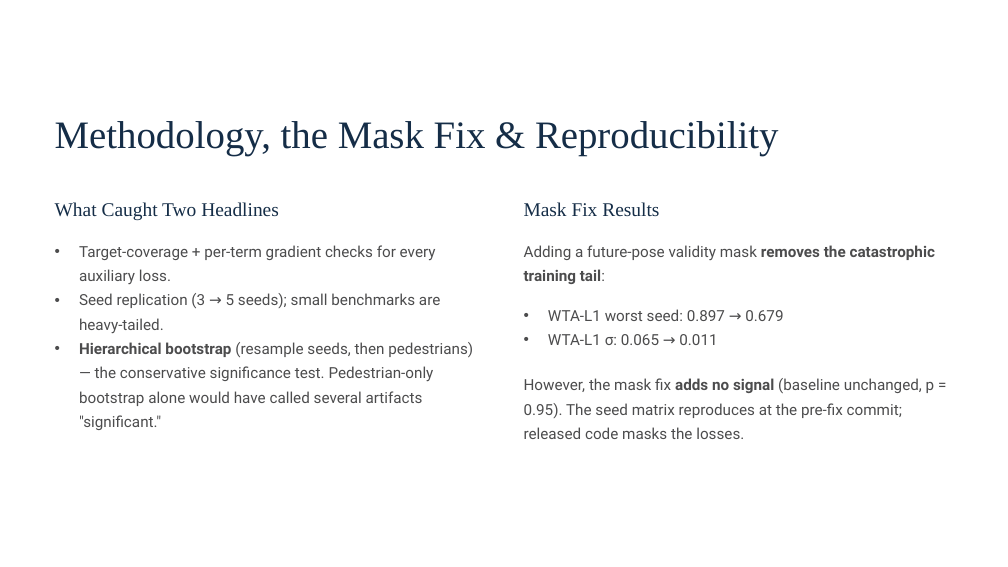
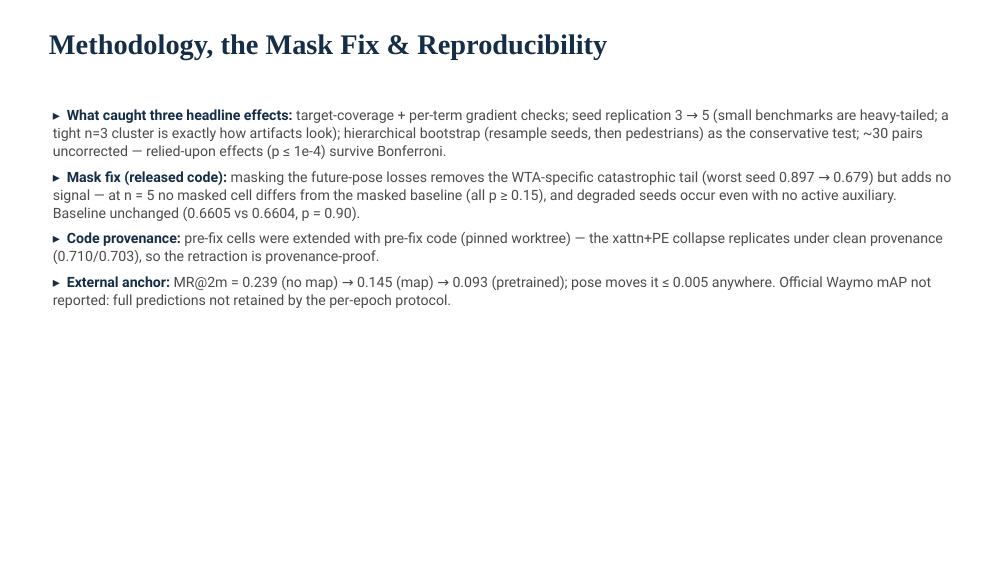
Before and after one commit to ers1804/MTR_with_poses, a slide deck: slide 10 of presentation/MTR-Pose_presentation.pptx. Drawn at 1008x567 pixels with LibreOffice and Linux fonts; fonts in the diff are those of the drawing; background and template pictures are left out. Boxes give left, top, right and bottom in pixels: in the first picture for what was removed or moved away, otherwise in the second. Text is boxed around its words. In the diff, an @@ line names an element or a change of style, - is before the commit and + after.

```diff
--- a/presentation/MTR-Pose_presentation.pptx
+++ b/presentation/MTR-Pose_presentation.pptx
@@ background #000000 to #FFFFFF @@
@@ rectangle removed at [0, 0, 1008, 567] @@
@@ text "Methodology, the Mask Fix & ...": place and size @@
-text "Methodology, the Mask Fix & ..." at [55, 121, 779, 156]
+text "Methodology, the Mask Fix & ..." at [49, 34, 607, 59]
@@ text "Methodology, the Mask Fix & ..." at [49, 34, 607, 59]: size 37 to 27 pt, bold on; line spacing 1.04 to 1 @@
@@ text added at [53, 109, 951, 308], 13.5 pt, text #4C4C4D @@
+▸ What caught three headline effects: target-coverage + per-term gradient checks; seed replication 3 → 5 (small benchmarks are heavy-tailed; a tight n=3 cluster is exactly how artifacts look); hierarchical bootstrap (resample seeds, then pedestrians) as the conservative test; ~30 pairs uncorrected — relied-upon effects (p ≤ 1e-4) survive Bonferroni.
+▸ Mask fix (released code): masking the future-pose losses removes the WTA-specific catastrophic tail (worst seed 0.897 → 0.679) but adds no signal — at n = 5 no masked cell differs from the masked baseline (all p ≥ 0.15), and degraded seeds occur even with no active auxiliary. Baseline unchanged (0.6605 vs 0.6604, p = 0.90).
+▸ Code provenance: pre-fix cells were extended with pre-fix code (pinned worktree) — the xattn+PE collapse replicates under clean provenance (0.710/0.703), so the retraction is provenance-proof.
+▸ External anchor: MR@2m = 0.239 (no map) → 0.145 (map) → 0.093 (pretrained); pose moves it ≤ 0.005 anywhere. Official Waymo mAP not reported: full predictions not retained by the per-epoch protocol.
@@ text removed at [55, 202, 279, 220] @@
-What Caught Two Headlines
@@ text removed at [524, 202, 659, 216] @@
-Mask Fix Results
@@ text removed at [79, 245, 473, 430] @@
-• Target-coverage + per-term gradient checks for every auxiliary loss.
-• Seed replication (3 → 5 seeds); small benchmarks are heavy-tailed.
-• Hierarchical bootstrap (resample seeds, then pedestrians) — the conservative significance test. Pedestrian-only bootstrap alone would have called several artifacts "significant."
@@ text removed at [524, 245, 935, 284] @@
-Adding a future-pose validity mask removes the catastrophic training tail:
@@ text removed at [548, 309, 783, 345] @@
-• WTA-L1 worst seed: 0.897 → 0.679
-• WTA-L1 σ: 0.065 → 0.011
@@ text removed at [524, 378, 935, 439] @@
-However, the mask fix adds no signal (baseline unchanged, p = 0.95). The seed matrix reproduces at the pre-fix commit; released code masks the losses.
```
Also in this commit, not shown: 5 other slides changed, 1 slide added, 1 slide removed.
